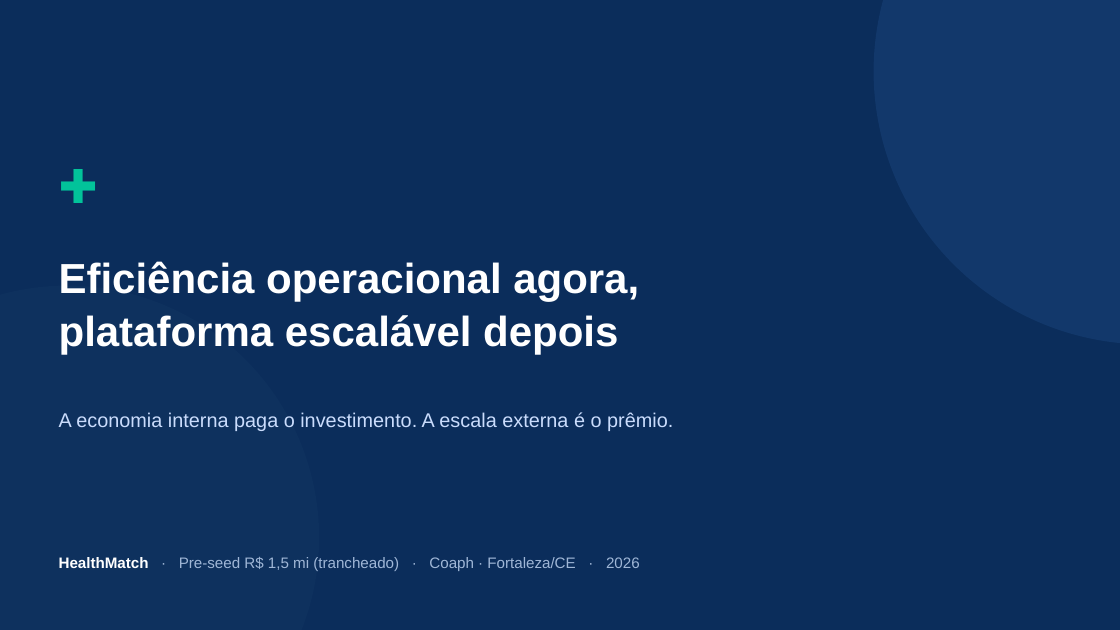
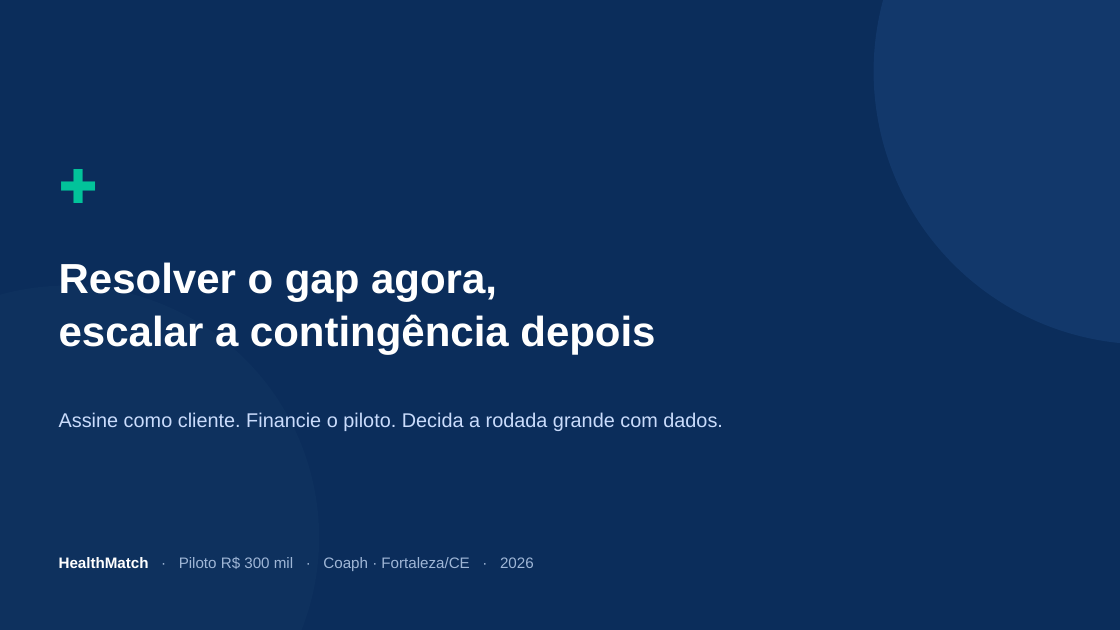
Before and after one commit to danielsmonteiro/conecta, a slide deck: slide 13 of business-plan/HealthMatch_Pitch_Deck.pptx (slide 16 before the commit). Drawn at 1120x630 pixels with LibreOffice and Linux fonts; fonts in the diff are those of the drawing. Boxes give left, top, right and bottom in pixels: in the first picture for what was removed or moved away, otherwise in the second. Text is boxed around its words. In the diff, an @@ line names an element or a change of style, - is before the commit and + after.

```diff
--- a/business-plan/HealthMatch_Pitch_Deck.pptx
+++ b/business-plan/HealthMatch_Pitch_Deck.pptx
@@ text at <box>59,262,655,355</box>: text changed @@
-Eficiência operacional agora,
-plataforma escalável depois
+Resolver o gap agora,
+escalar a contingência depois
@@ text at <box>59,412,723,431</box>: text changed @@
-A economia interna paga o investimento. A escala externa é o prêmio.
+Assine como cliente. Financie o piloto. Decida a rodada grande com dados.
@@ text at <box>59,557,534,571</box>: text changed @@
-HealthMatch · Pre-seed R$ 1,5 mi (trancheado) · Coaph · Fortaleza/CE · 2026
+HealthMatch · Piloto R$ 300 mil · Coaph · Fortaleza/CE · 2026
```
Also in this commit, not shown: 5 other slides changed, 7 slides added, 10 slides removed, 9 other files.
